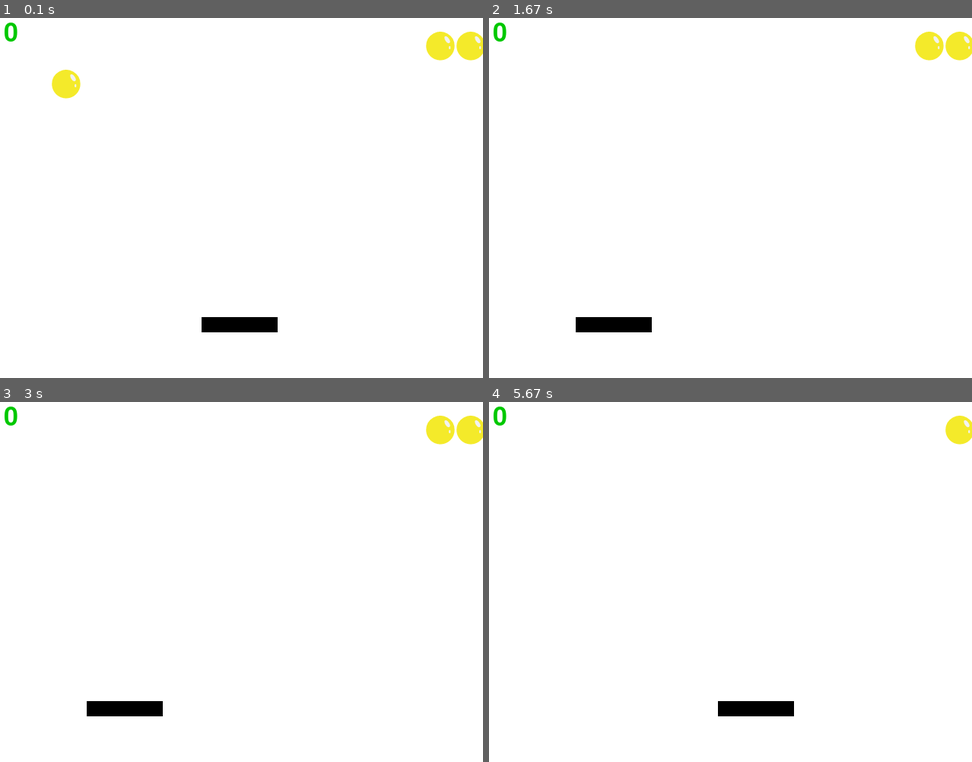
Above: before the commit, frames 1-4 (two rows, left to right).
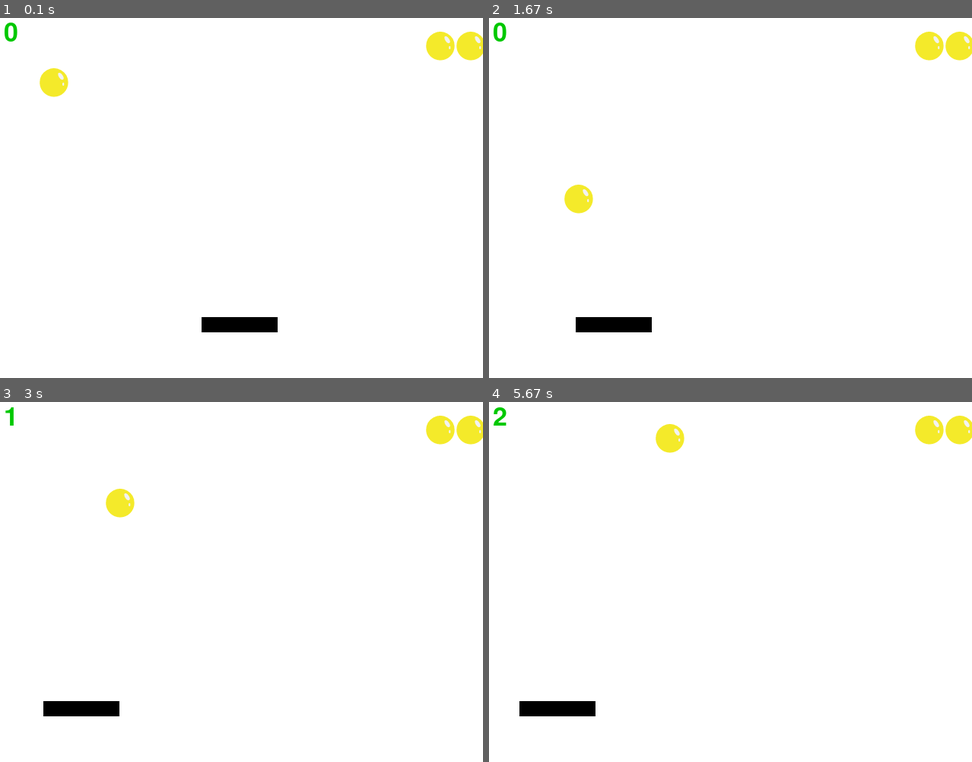
Above: after the commit, the same moments.

Repository: Crypto400600/pyGames
Game: pygame game, started from pingpangGames.py
The game is run twice, just before and just after one commit, with the same random seed, the same clock (stepped at 60 frames per second) and the same inputs. The source is Python 2; it was converted automatically to run under Python 3.
Inputs (mouse positions are in pixels of both pictures, inside the frame that each line leads up to):
- Up to frame 1 (0.1 s): no input
- Up to frame 2 (1.67 s): click (885, 187) at 0.38 s; click (778, 277) at 0.72 s; click (600, 61) at 1.05 s; click (614, 122) at 1.38 s
- Up to frame 3 (3 s): click (236, 625) at 1.72 s; click (169, 502) at 2.05 s; click (410, 675) at 2.38 s; click (82, 614) at 2.72 s
- Up to frame 4 (5.67 s): click (585, 510) at 3.05 s; click (614, 643) at 3.38 s; click (904, 664) at 3.72 s; click (580, 715) at 4.05 s; click (575, 603) at 4.38 s; click (754, 679) at 4.72 s; click (817, 700) at 5.05 s; click (556, 708) at 5.38 s

The runs differ from the first frame. In frame 1, 0.4% of the frame differs, in the area x 8-17%, y 13-23%; in frame 2, 0.4%; in frame 3, 1.2%; in frame 4, 2.1%, in the area x 0-95%, y 1-88%.

Commit message:
python:skierGame

Diff:
--- a/eventsGames.py
+++ b/eventsGames.py
@@ -20,7 +20,7 @@
         newpos = self.rect.move(self.speed)
         self.rect = newpos
 
-myball = Ball("no.png",[10,0],[20,20])
+myball = Ball("./bg_img/no.png",[10,0],[20,20])
 held_town = False
 while 1:
     for event in pygame.event.get():
--- a/mutiplPicMove.py
+++ b/mutiplPicMove.py
@@ -33,7 +33,7 @@
 size = width,height = 640,480
 screen = pygame.display.set_mode(size)
 screen.fill([255,255,255])
-img_file = "no.png"
+img_file = "./bg_img/no.png"
 clock = pygame.time.Clock()
 group = pygame.sprite.Group()
 for row in range(0,2):
--- a/pingpangGames.py
+++ b/pingpangGames.py
@@ -10,12 +10,17 @@
     def move(self):
         global points,score_text
         self.rect = self.rect.move(self.speed)
+        print self.speed
         if self.rect.left < 0 or self.rect.right > screen.get_width():
             self.speed[0] = - self.speed[0]
             hit_wall.play()
         if self.rect.top <= 0:
             points = points + 1
-            self.speed[1] = - self.speed[1]
+            if self.speed[1] < 0:
+                self.speed[1] = random.randint(5,10)
+            else:
+                self.speed[1] = random.randint(-10,-5)
+
             score_text = font.render(str(points),1,(0,200,0))
             get_point.play()
         if self.rect.top >= screen.get_rect().bottom:
@@ -34,31 +39,31 @@
 
 pygame.init()
 pygame.mixer.init()
-pygame.mixer.music.load("bg_music.mp3")
+pygame.mixer.music.load("./bg_music/bg_music.mp3")
 pygame.mixer.music.set_volume(0.3)
 pygame.mixer.music.play(-1)
-hit = pygame.mixer.Sound("hit_hanndel.wav")
+hit = pygame.mixer.Sound("./bg_music/hit_hanndel.wav")
 hit.set_volume(0.60)
 
-hit_wall = pygame.mixer.Sound("hit_wall.wav")
+hit_wall = pygame.mixer.Sound("./bg_music/hit_wall.wav")
 hit_wall.set_volume(0.20)
 
-get_point = pygame.mixer.Sound("get_point.wav")
+get_point = pygame.mixer.Sound("./bg_music/get_point.wav")
 get_point.set_volume(0.30)
 
-game_over = pygame.mixer.Sound("game_over.wav")
+game_over = pygame.mixer.Sound("./bg_music/game_over.wav")
 game_over.set_volume(0.40)
 
-new_life = pygame.mixer.Sound("new_life.wav")
+new_life = pygame.mixer.Sound("./bg_music/new_life.wav")
 new_life.set_volume(0.40)
 
-splat = pygame.mixer.Sound("splat.wav")
+splat = pygame.mixer.Sound("./bg_music/splat.wav")
 splat.set_volume(0.40)
 
 screen = pygame.display.set_mode([640,480])
 clock = pygame.time.Clock()
-ball_speed = [random.choice([-10,9]),random.choice([-4,10])]
-myball = MyBallClass("pingpang.png",[50,50],ball_speed)
+ball_speed = [random.randint(-10,5),random.randint(-5,10)]
+myball = MyBallClass("./bg_img/pingpang.png",[50,50],ball_speed)
 ballGroup = pygame.sprite.Group(myball)
 paddle = MyPaddleClass([270,400])
 lives = 3
--- a/singlePicMove.py
+++ b/singlePicMove.py
@@ -2,7 +2,7 @@
 pygame.init()
 screen = pygame.display.set_mode([640,480])
 screen.fill([225,225,225])
-my_ball = pygame.image.load("no.png")
+my_ball = pygame.image.load("./bg_img/no.png")
 x = 50
 y = 50
 x_speed = 5
--- /dev/null
+++ b/skier.py
@@ -0,0 +1,136 @@
+import pygame, sys, random
+
+skier_images = ["./bg_img/skier_down.png", "./bg_img/skier_right1.png", "./bg_img/skier_right2.png",
+                 "./bg_img/skier_left2.png", "./bg_img/skier_left1.png"]
+
+class SkierClass(pygame.sprite.Sprite):
+    def __init__(self):
+        pygame.sprite.Sprite.__init__(self)
+        self.image = pygame.image.load("./bg_img/skier_down.png")
+        self.rect = self.image.get_rect()
+        self.rect.center = [320, 100]
+        self.angle = 0
+
+    def turn(self, direction):
+        self.angle = self.angle + direction
+        if self.angle < -2:  self.angle = -2
+        if self.angle >  2:  self.angle =  2
+        center = self.rect.center
+        self.image = pygame.image.load(skier_images[self.angle])
+        self.rect = self.image.get_rect()
+        self.rect.center = center
+        speed = [self.angle, 6 - abs(self.angle) * 2]
+        return speed
+
+    def move(self, speed):
+        self.rect.centerx = self.rect.centerx + speed[0]
+        if self.rect.centerx < 20:  self.rect.centerx = 20
+        if self.rect.centerx > 620: self.rect.centerx = 620
+
+class ObstacleClass(pygame.sprite.Sprite):
+    def __init__(self, image_file, location, type):
+        pygame.sprite.Sprite.__init__(self)
+        self.image_file = image_file
+        self.image = pygame.image.load(image_file)
+        self.location = location
+        self.rect = self.image.get_rect()
+        self.rect.center = location
+        self.type = type
+        self.passed = False
+
+    def scroll(self, terrainPos):
+        self.rect.centery = self.location[1] - terrainPos
+
+def create_map(start, end):
+    obstacles = pygame.sprite.Group()
+    locations = []
+    gates = pygame.sprite.Group()
+    for i in range(10):
+        row = random.randint(start, end)
+        col = random.randint(0, 9)
+        location  = [col * 64 + 20, row * 64 + 20]
+        if not (location in locations):
+            locations.append(location)
+            type = random.choice(["tree", "flag"])
+            if type == "tree": img = "./bg_img/skier_tree.png"
+            elif type == "flag":  img = "./bg_img/skier_flag.png"
+            obstacle = ObstacleClass(img, location, type)
+            obstacles.add(obstacle)
+    return obstacles
+
+def animate():
+    screen.fill([255, 255, 255])
+    pygame.display.update(obstacles.draw(screen))
+    screen.blit(skier.image, skier.rect)
+    screen.blit(score_text, [10, 10])
+    pygame.display.flip()
+
+def updateObstacleGroup(map0, map1):
+    obstacles = pygame.sprite.Group()
+    for ob in map0:  obstacles.add(ob)
+    for ob in map1:  obstacles.add(ob)
+    return obstacles
+
+pygame.init()
+pygame.mixer.init()
+pygame.mixer.music.load("./bg_music/bg_music.mp3")
+pygame.mixer.music.set_volume(0.3)
+pygame.mixer.music.play(-1)
+screen = pygame.display.set_mode([640,640])
+clock = pygame.time.Clock()
+skier = SkierClass()
+speed = [0, 6]
+map_position = 0
+points = 0
+map0 = create_map(20, 29)
+map1 = create_map(10, 19)
+activeMap = 0
+
+obstacles = updateObstacleGroup(map0, map1)
+
+font = pygame.font.Font(None, 50)
+
+while True:
+    clock.tick(30)
+    for event in pygame.event.get():
+        if event.type == pygame.QUIT: sys.exit()
+        if event.type == pygame.KEYDOWN:
+            if event.key == pygame.K_LEFT:
+                speed = skier.turn(-1)
+            elif event.key == pygame.K_RIGHT:
+                speed = skier.turn(1)
+    skier.move(speed)
+    map_position += speed[1]
+
+    if map_position >=640 and activeMap == 0:
+        activeMap = 1
+        map0 = create_map(20, 29)
+        obstacles = updateObstacleGroup(map0, map1)
+    if map_position >=1280 and activeMap == 1:
+        activeMap = 0
+        for ob in map0:
+            ob.location[1] = ob.location[1] - 1280
+        map_position = map_position - 1280
+        map1 = create_map(10, 19)
+        obstacles = updateObstacleGroup(map0, map1)
+
+    for obstacle in obstacles:
+        obstacle.scroll(map_position)
+
+    hit =  pygame.sprite.spritecollide(skier, obstacles, False)
+    if hit:
+        if hit[0].type == "tree" and not hit[0].passed:
+            points = points - 100
+            skier.image = pygame.image.load("./bg_img/skier_crash.png")
+            animate()
+            pygame.time.delay(1000)
+            skier.image = pygame.image.load("./bg_img/skier_down.png")
+            skier.angle = 0
+            speed = [0, 6]
+            hit[0].passed = True
+        elif hit[0].type == "flag" and not hit[0].passed:
+            points += 10
+            obstacles.remove(hit[0])
+
+    score_text = font.render("Score: " +str(points), 1, (0, 0, 0))
+    animate()
Renamed: no.png -> bg_img/no 下午10.07.15.png
Renamed: pingpang.png -> bg_img/pingpang.png
Binary file added: bg_img/skier_crash.png
Binary file added: bg_img/skier_down.png
Binary file added: bg_img/skier_flag.png
Binary file added: bg_img/skier_left1.png
Binary file added: bg_img/skier_left2.png
Binary file added: bg_img/skier_right1.png
Binary file added: bg_img/skier_right2.png
Binary file added: bg_img/skier_tree.png
Not shown, added: bg_music/bg_music.mp3
Not shown, added: bg_music/game_over.wav
(and 5 more such lines)
